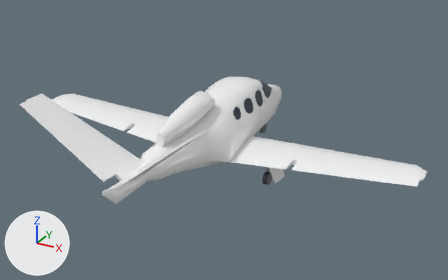
Two versions of the glTF model public/aircraft/cirrus-vision-jet/Cirrus_Vision_Jet_LOD3.glb, one commit apart.
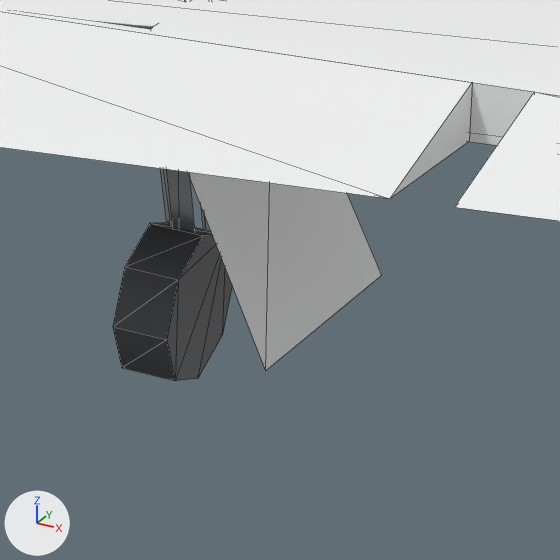
There are two pictures of each version: one whole from a camera (50 mm lens) standing at (8.12, -14.62, 8.16) and looking at (0.45, -0.67, 1.18), one close up on the part from 56% to 67% of the width and 54% to 71% of the height. The axes (+X, +Y, +Z) are drawn at lower left. The lights are the same throughout. The older version's two pictures come first. The close-ups show mesh edges as thin lines. Where no turn or scale is listed for an object, it has been applied to the vertices. Vertices at exactly the same position are counted once.

Names of what the first close-up shows: 'Aileron_Right', 'BayDoor_Main_Right', 'Flap_Right', 'LandingGear_Right', 'Wheel_Right', 'WingBay_Right', 'Wing_Right'.
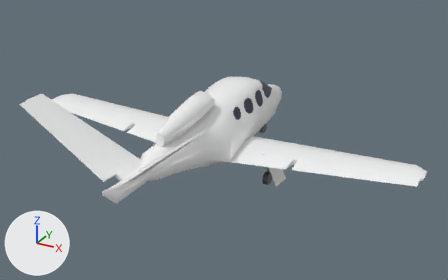
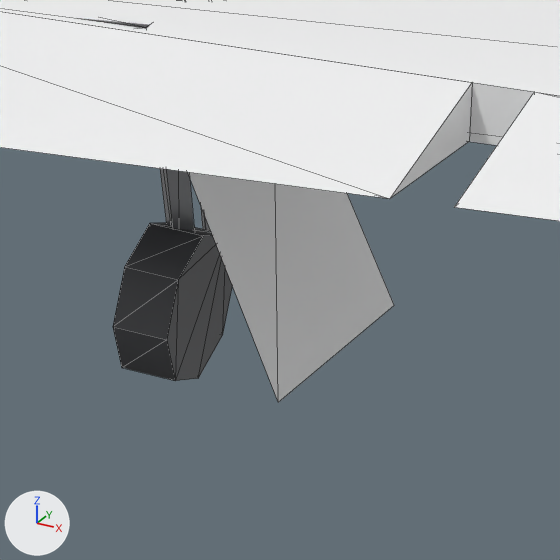
Boxes (x1, y1, x2, y2) around the edits, measured in the close-ups (560 x 560 px):
'BayDoor_Main_Right', reshaped (7% wider, 16% taller)
    before: (188, 172, 381, 370)
    after: (188, 172, 394, 402)
'WingBay_Right', reshaped
    before: (97, 21, 154, 30)
    after: (71, 17, 149, 29)

The change in detail:
me_baydoor_main_right is used by ob_baydoor_main_right; location (1.78, -0.396, 0.83).
me_baydoor_main_right had 4 vertices, 2 faces and spanned x 0.0..0.31, y -0.359..0.317, z -0.633..0.024.
me_baydoor_main_right now has 4 vertices, 2 faces and spans x 0.0..0.347, y -0.364..0.317, z -0.705..0.024.
Part 1, on me_baydoor_main_right:
Vertex 0 of me_baydoor_main_right moves from (0.31, -0.359, -0.583) at pixel (265, 370) to (0.347, -0.364, -0.654) at pixel (278, 402).
Vertex 1 of me_baydoor_main_right moves from (0.31, 0.312, -0.633) at pixel (381, 275) to (0.347, 0.311, -0.705) at pixel (394, 305).
me_wingbay_right is used by ob_wingbay_right; location (0.0, 0.0, 0.0).
me_wingbay_right had 8 vertices, 10 faces and spanned x 0.6..1.78, y -0.713..-0.017, z 0.703..1.02.
me_wingbay_right now has 26 vertices, 37 faces and spans x 0.605..1.78, y -0.713..-0.039, z 0.723..1.02.
Part 2, on me_wingbay_right:
6 vertices are removed from x 0.6..1.745, y -0.713..-0.017, z 0.703..1.02.
10 faces are deleted.
24 vertices are added at x 0.605..1.732, y -0.713..-0.039, z 0.723..1.02.
37 new faces join them.
